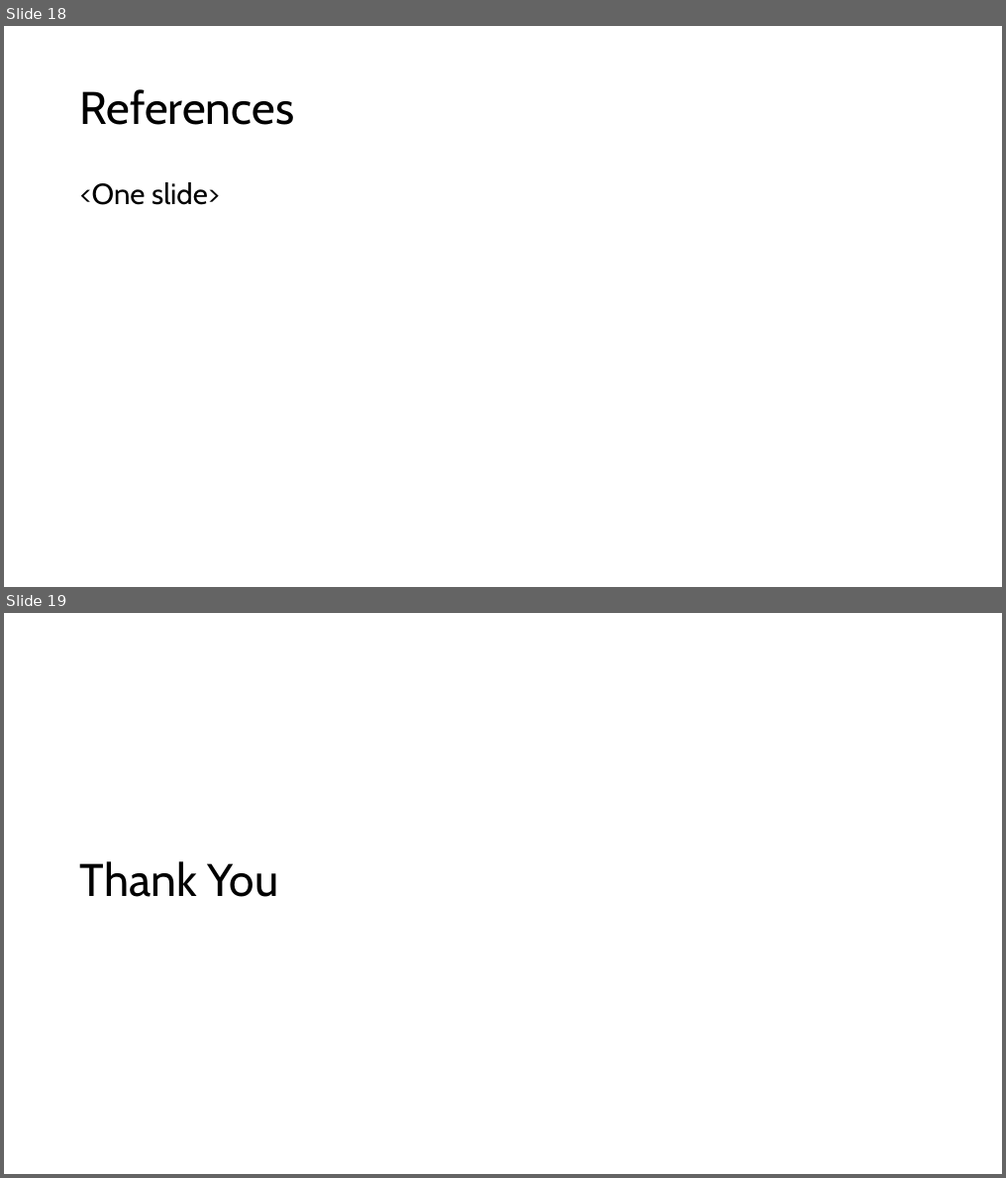
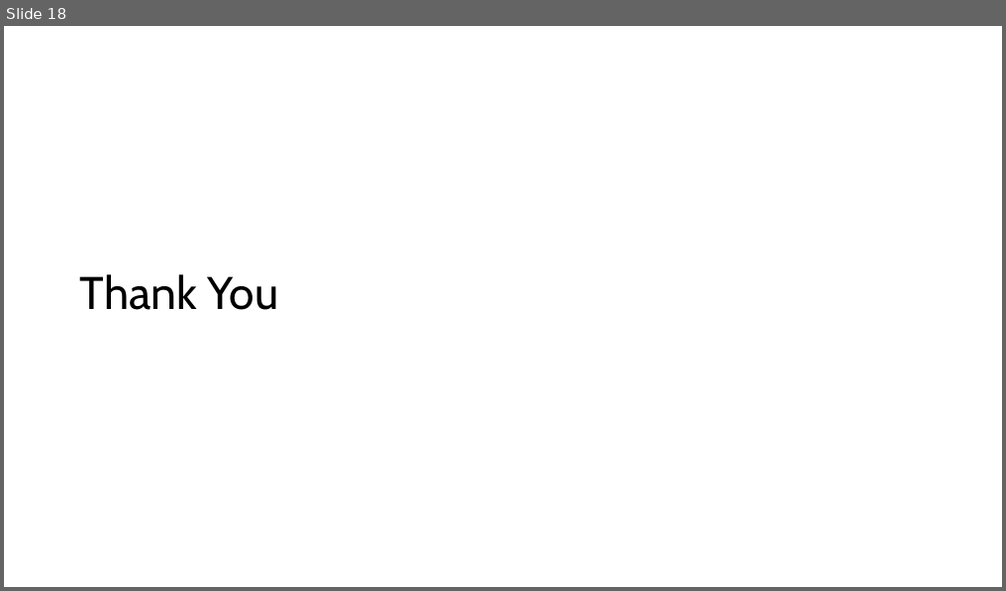
Before and after one commit to shlok200510/PBL, a slide deck: Shlok_PBL.pptx. Shown one above the other, each under a label of ours: slides 18 and 19 before the commit, slide 18 after it. The pictures are 1006x1178 and 1006x591 pixels, drawn with LibreOffice and Linux fonts; fonts in the diff are those of the drawing. Boxes give left, top, right and bottom in pixels: in the first picture for what was removed or moved away, otherwise in the second. Text is boxed around its words. In the diff, an @@ line names an element or a change of style, - is before the commit and + after.

```diff
--- a/Shlok_PBL.pptx
+++ b/Shlok_PBL.pptx
@@ slide 18 removed at (4, 26, 1002, 587), background #FFFFFF @@
@@ title removed at (80, 89, 294, 125) @@
-References
@@ text removed at (80, 182, 220, 205) @@
-<One slide>
@@ what was slide 19 is now slide 18 @@
```
Also in this commit, not shown: 3 slides changed.
